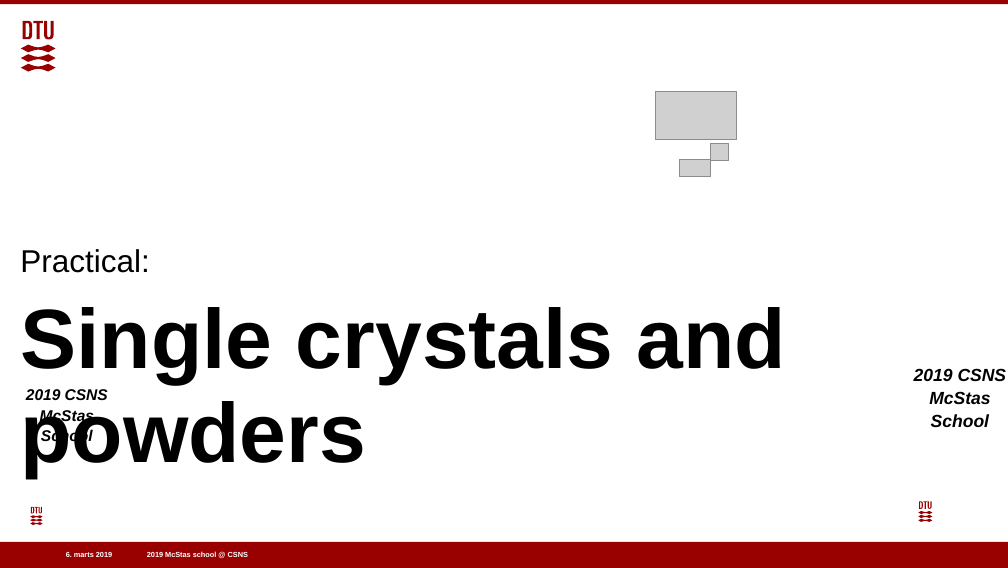
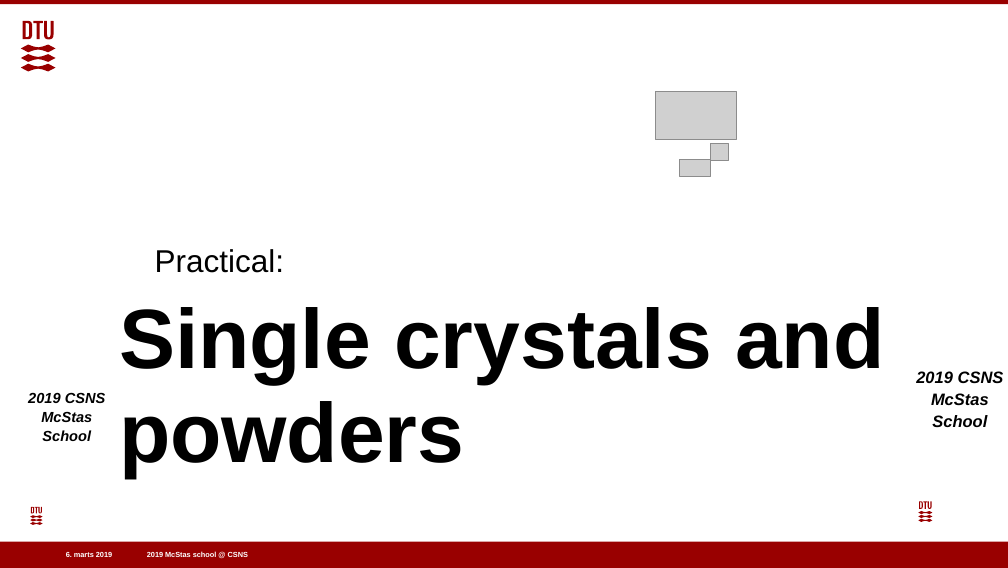
Before and after one commit to eddymaoui/Schools, a slide deck: slide 1 of CSNS_March_2019/3_Wednesday_March_27th/3_sample_and_keyword_exercise/3_sample_practical_powders_sx.pptx. Drawn at 1008x568 pixels with LibreOffice and Linux fonts; fonts in the diff are those of the drawing; grey boxes stand for pictures; background and template pictures are left out. Boxes give left, top, right and bottom in pixels: in the first picture for what was removed or moved away, otherwise in the second. Text is boxed around its words. In the diff, an @@ line names an element or a change of style, - is before the commit and + after.

```diff
--- a/CSNS_March_2019/3_Wednesday_March_27th/3_sample_and_keyword_exercise/3_sample_practical_powders_sx.pptx
+++ b/CSNS_March_2019/3_Wednesday_March_27th/3_sample_and_keyword_exercise/3_sample_practical_powders_sx.pptx
@@ text "Practical:" moved from (x1=20, y1=249, x2=150, y2=273) to (x1=155, y1=249, x2=285, y2=273) @@
@@ text "Single crystals and powders" moved from (x1=21, y1=307, x2=786, y2=477) to (x1=119, y1=307, x2=884, y2=477) @@
@@ text "2019 CSNS McStas School" at (x1=28, y1=393, x2=106, y2=441): size 14.8 to 13.9 pt @@
@@ text "2019 CSNS McStas School" at (x1=916, y1=371, x2=1004, y2=427): size 16.7 to 15.7 pt @@
```
Also in this commit, not shown: 14 other slides changed, 1 slide added, 2 other files.
